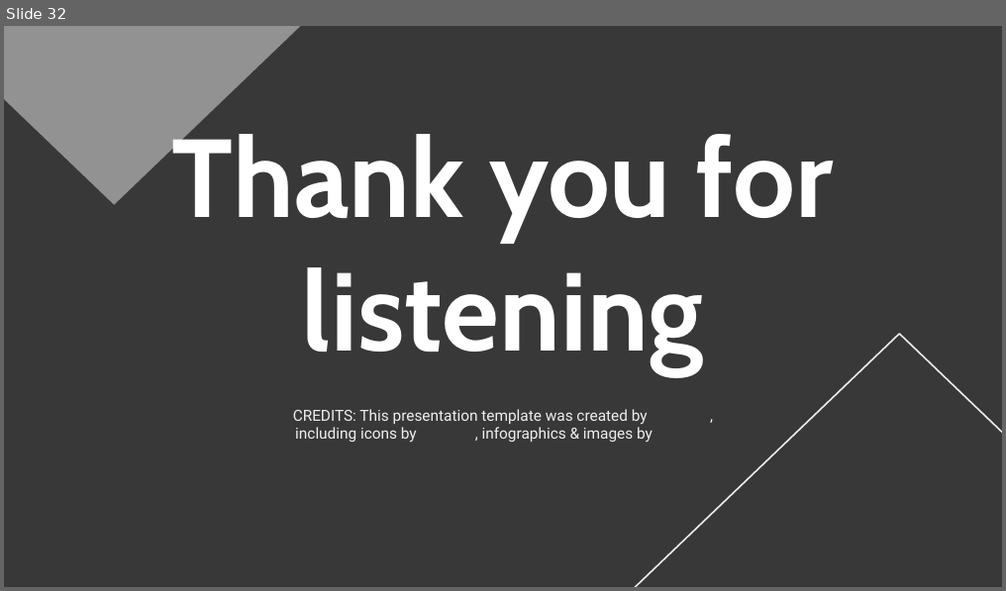
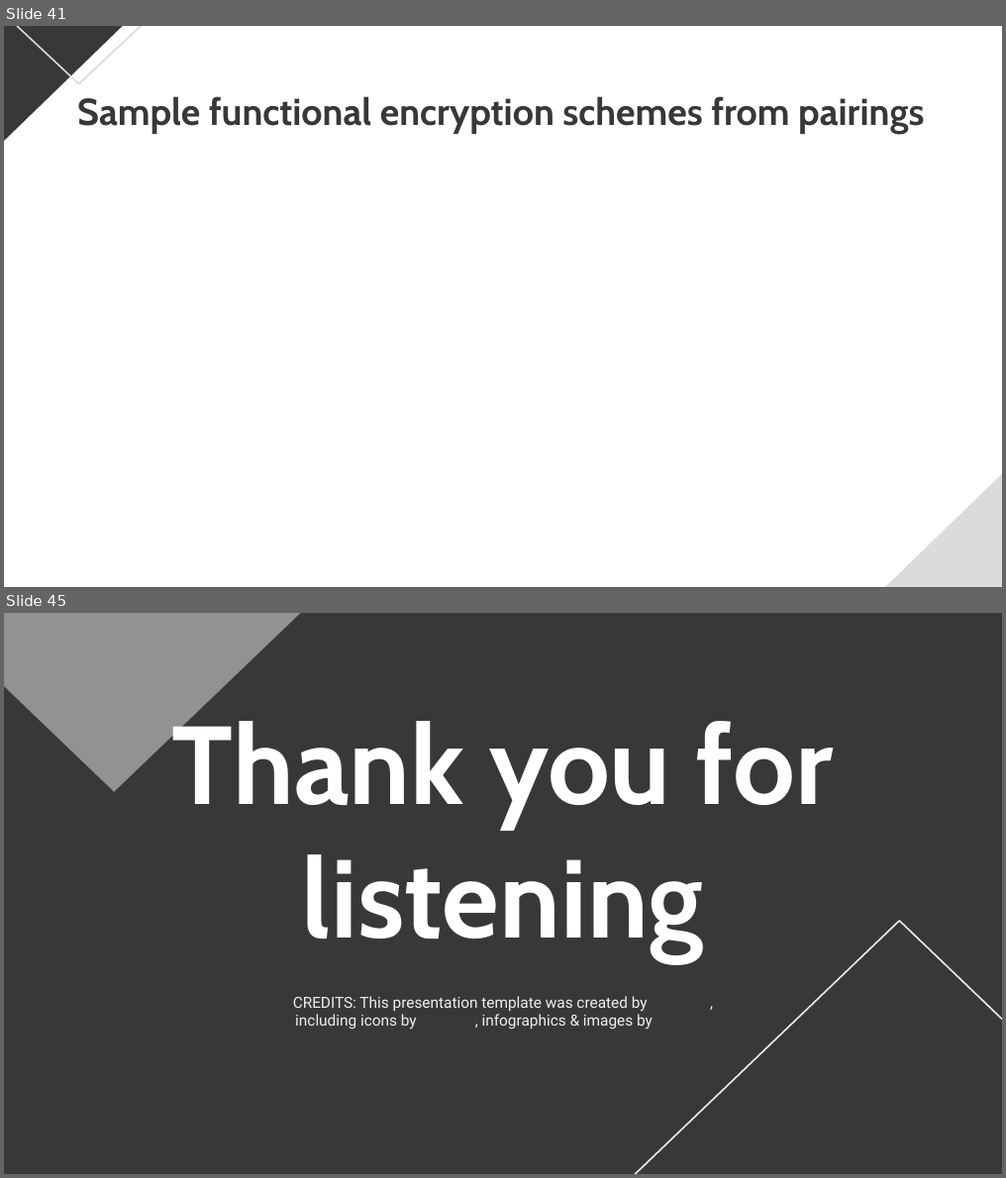
Before and after one commit to baiyanchen8/aliada, a slide deck: 碩士/課本書報/chap15.6-15.9 [自動儲存].pptx. Shown one above the other, each under a label of ours: slide 32 before the commit, slides 41 and 45 after it; the slides between them are not shown. The pictures are 1006x591 and 1006x1178 pixels, drawn with LibreOffice and Linux fonts; fonts in the diff are those of the drawing; grey boxes stand for pictures; background and template pictures are left out. Boxes give left, top, right and bottom in pixels: in the first picture for what was removed or moved away, otherwise in the second. Text is boxed around its words. In the diff, an @@ line names an element or a change of style, - is before the commit and + after.

```diff
--- a/碩士/課本書報/chap15.6-15.9 [自動儲存].pptx
+++ b/碩士/課本書報/chap15.6-15.9 [自動儲存].pptx
@@ slide 41 added at [4, 26, 1002, 587], background #FFFFFF @@
@@ right triangle added at [4, 26, 275, 240], fill #383838 @@
@@ triangle added at [4, 26, 371, 83], outline #DBDBDB 1.5 pt @@
@@ title added at [77, 96, 924, 134], 36 pt, text #383838, bold @@
+Sample functional encryption schemes from pairings
@@ right triangle added at [813, 297, 1002, 587], fill #DBDBDB @@
@@ what was slide 32 is now slide 45 @@
```
Also in this commit, not shown: 4 slides changed, 12 other slides added.
